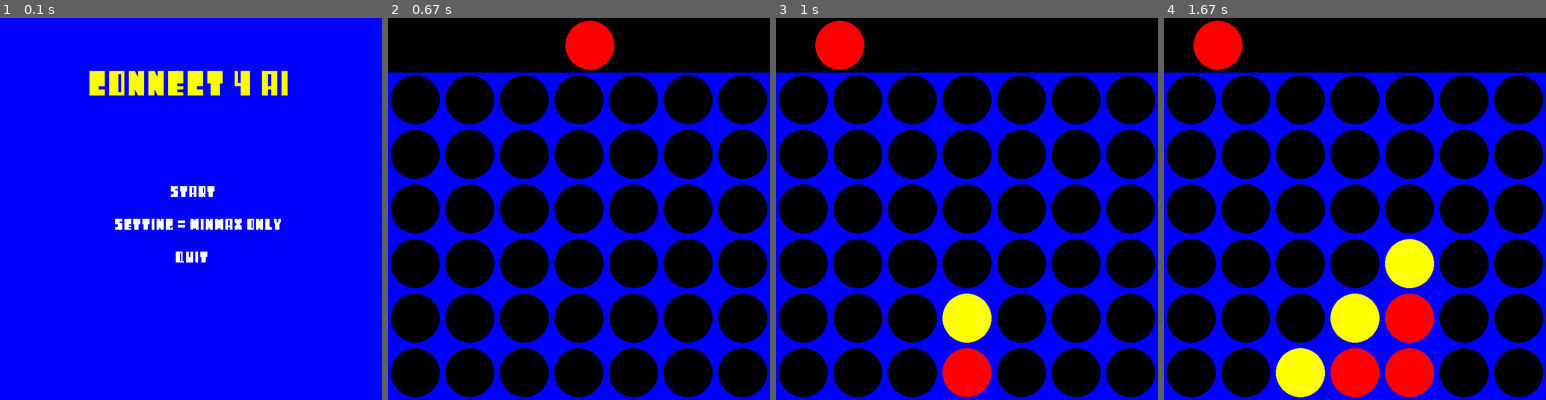
Above: before the commit, frames 1-4 (left to right).
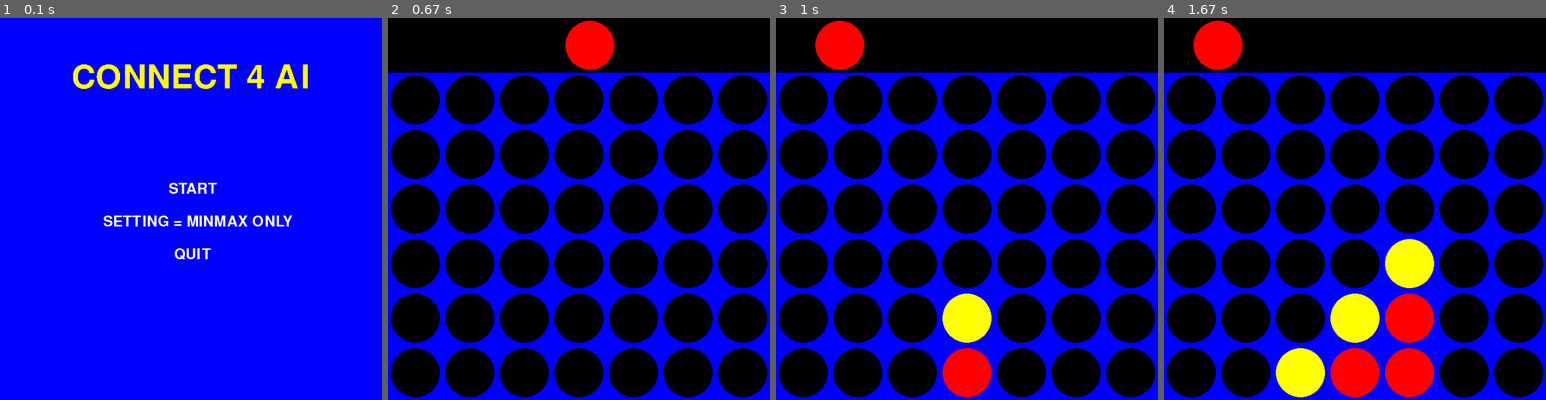
Above: after the commit, the same moments.

Repository: Bl1th/connect4-ai
Game: pygame game, started from mainmenu.py
Two runs of this game, one before a commit and one after it. Both use one fixed random seed, a clock stepped at 60 frames per second and the inputs below.
Inputs (mouse positions are in pixels of both pictures, inside the frame that each line leads up to):
- Up to frame 1 (0.1 s): no input
- Up to frame 2 (0.67 s): press the mouse at (579, 189) at 0.37 s; move the mouse to (586, 254) at 0.47 s; release the mouse at (590, 323) at 0.6 s
- Up to frame 3 (1 s): press the mouse at (967, 189) at 0.7 s; move the mouse to (905, 132) at 0.8 s; release the mouse at (840, 75) at 0.93 s
- Up to frame 4 (1.67 s): click (1435, 159) at 1.08 s; press the mouse at (1435, 159) at 1.37 s; move the mouse to (1328, 193) at 1.47 s; release the mouse at (1217, 228) at 1.6 s

The runs differ from the first frame. In frame 1, 4.2% of the frame differs, in the area x 19-81%, y 12-64%; in frame 2, nothing differs; in frame 3, nothing differs; in frame 4, nothing differs.

Commit message:
add minmax only option and reconfig start setting in mainmenu

Diff:
--- /dev/null
+++ b/connect4_minmaxonly.py
@@ -0,0 +1,287 @@
+import numpy as np
+import random
+import pygame
+import sys
+import math
+
+BLUE = (0,0,255)
+BLACK = (0,0,0)
+RED = (255,0,0)
+YELLOW = (255,255,0)
+
+ROW_COUNT = 6
+COLUMN_COUNT = 7
+
+PLAYER = 0
+AI = 1
+
+EMPTY = 0
+PLAYER_PIECE = 1
+AI_PIECE = 2
+
+WINDOW_LENGTH = 4
+
+def create_board():
+	board = np.zeros((ROW_COUNT,COLUMN_COUNT))
+	return board
+
+def drop_piece(board, row, col, piece):
+	board[row][col] = piece
+
+def is_valid_location(board, col):
+	return board[ROW_COUNT-1][col] == 0
+
+def get_next_open_row(board, col):
+	for r in range(ROW_COUNT):
+		if board[r][col] == 0:
+			return r
+
+def print_board(board):
+	print(np.flip(board, 0))
+
+def winning_move(board, piece):
+	# Check horizontal locations for win
+	for c in range(COLUMN_COUNT-3):
+		for r in range(ROW_COUNT):
+			if board[r][c] == piece and board[r][c+1] == piece and board[r][c+2] == piece and board[r][c+3] == piece:
+				return True
+
+	# Check vertical locations for win
+	for c in range(COLUMN_COUNT):
+		for r in range(ROW_COUNT-3):
+			if board[r][c] == piece and board[r+1][c] == piece and board[r+2][c] == piece and board[r+3][c] == piece:
+				return True
+
+	# Check positively sloped diaganols
+	for c in range(COLUMN_COUNT-3):
+		for r in range(ROW_COUNT-3):
+			if board[r][c] == piece and board[r+1][c+1] == piece and board[r+2][c+2] == piece and board[r+3][c+3] == piece:
+				return True
+
+	# Check negatively sloped diaganols
+	for c in range(COLUMN_COUNT-3):
+		for r in range(3, ROW_COUNT):
+			if board[r][c] == piece and board[r-1][c+1] == piece and board[r-2][c+2] == piece and board[r-3][c+3] == piece:
+				return True
+
+def evaluate_window(window, piece):
+	score = 0
+	opp_piece = PLAYER_PIECE
+	if piece == PLAYER_PIECE:
+		opp_piece = AI_PIECE
+
+	if window.count(piece) == 4:
+		score += 100
+	elif window.count(piece) == 3 and window.count(EMPTY) == 1:
+		score += 5
+	elif window.count(piece) == 2 and window.count(EMPTY) == 2:
+		score += 2
+
+	if window.count(opp_piece) == 3 and window.count(EMPTY) == 1:
+		score -= 4
+
+	return score
+
+def score_position(board, piece):
+	score = 0
+
+	## Score center column
+	center_array = [int(i) for i in list(board[:, COLUMN_COUNT//2])]
+	center_count = center_array.count(piece)
+	score += center_count * 3
+
+	## Score Horizontal
+	for r in range(ROW_COUNT):
+		row_array = [int(i) for i in list(board[r,:])]
+		for c in range(COLUMN_COUNT-3):
+			window = row_array[c:c+WINDOW_LENGTH]
+			score += evaluate_window(window, piece)
+
+	## Score Vertical
+	for c in range(COLUMN_COUNT):
+		col_array = [int(i) for i in list(board[:,c])]
+		for r in range(ROW_COUNT-3):
+			window = col_array[r:r+WINDOW_LENGTH]
+			score += evaluate_window(window, piece)
+
+	## Score posiive sloped diagonal
+	for r in range(ROW_COUNT-3):
+		for c in range(COLUMN_COUNT-3):
+			window = [board[r+i][c+i] for i in range(WINDOW_LENGTH)]
+			score += evaluate_window(window, piece)
+
+	for r in range(ROW_COUNT-3):
+		for c in range(COLUMN_COUNT-3):
+			window = [board[r+3-i][c+i] for i in range(WINDOW_LENGTH)]
+			score += evaluate_window(window, piece)
+
+	return score
+
+def is_terminal_node(board):
+	return winning_move(board, PLAYER_PIECE) or winning_move(board, AI_PIECE) or len(get_valid_locations(board)) == 0
+
+def minimax(board, depth, maximizingPlayer):
+	valid_locations = get_valid_locations(board)
+	is_terminal = is_terminal_node(board)
+	if depth == 0 or is_terminal:
+		if is_terminal:
+			if winning_move(board, AI_PIECE):
+				return (None, 100000000000000)
+			elif winning_move(board, PLAYER_PIECE):
+				return (None, -10000000000000)
+			else: # Game is over, no more valid moves
+				return (None, 0)
+		else: # Depth is zero
+			return (None, score_position(board, AI_PIECE))
+	if maximizingPlayer:
+		value = -math.inf
+		column = random.choice(valid_locations)
+		for col in valid_locations:
+			row = get_next_open_row(board, col)
+			b_copy = board.copy()
+			drop_piece(b_copy, row, col, AI_PIECE)
+			new_score = minimax(b_copy, depth-1, False)[1]
+			if new_score > value:
+				value = new_score
+				column = col
+		return column, value
+
+	else: # Minimizing player
+		value = math.inf
+		column = random.choice(valid_locations)
+		for col in valid_locations:
+			row = get_next_open_row(board, col)
+			b_copy = board.copy()
+			drop_piece(b_copy, row, col, PLAYER_PIECE)
+			new_score = minimax(b_copy, depth-1, True)[1]
+			if new_score < value:
+				value = new_score
+				column = col
+		return column, value
+
+def get_valid_locations(board):
+	valid_locations = []
+	for col in range(COLUMN_COUNT):
+		if is_valid_location(board, col):
+			valid_locations.append(col)
+	return valid_locations
+
+def pick_best_move(board, piece):
+
+	valid_locations = get_valid_locations(board)
+	best_score = -10000
+	best_col = random.choice(valid_locations)
+	for col in valid_locations:
+		row = get_next_open_row(board, col)
+		temp_board = board.copy()
+		drop_piece(temp_board, row, col, piece)
+		score = score_position(temp_board, piece)
+		if score > best_score:
+			best_score = score
+			best_col = col
+
+	return best_col
+
+def draw_board(board):
+	for c in range(COLUMN_COUNT):
+		for r in range(ROW_COUNT):
+			pygame.draw.rect(screen, BLUE, (c*SQUARESIZE, r*SQUARESIZE+SQUARESIZE, SQUARESIZE, SQUARESIZE))
+			pygame.draw.circle(screen, BLACK, (int(c*SQUARESIZE+SQUARESIZE/2), int(r*SQUARESIZE+SQUARESIZE+SQUARESIZE/2)), RADIUS)
+
+	for c in range(COLUMN_COUNT):
+		for r in range(ROW_COUNT):
+			if board[r][c] == PLAYER_PIECE:
+				pygame.draw.circle(screen, RED, (int(c*SQUARESIZE+SQUARESIZE/2), height-int(r*SQUARESIZE+SQUARESIZE/2)), RADIUS)
+			elif board[r][c] == AI_PIECE:
+				pygame.draw.circle(screen, YELLOW, (int(c*SQUARESIZE+SQUARESIZE/2), height-int(r*SQUARESIZE+SQUARESIZE/2)), RADIUS)
+	pygame.display.update()
+
+board = create_board()
+print_board(board)
+
+pygame.init()
+
+SQUARESIZE = 100
+
+width = COLUMN_COUNT * SQUARESIZE
+height = (ROW_COUNT+1) * SQUARESIZE
+
+size = (width, height)
+
+RADIUS = int(SQUARESIZE/2 - 5)
+
+screen = pygame.display.set_mode(size)
+draw_board(board)
+pygame.display.update()
+
+myfont = pygame.font.SysFont("monospace", 75)
+
+
+def main():
+	game_over = False
+	turn = random.randint(PLAYER, AI)
+	while not game_over:
+		for event in pygame.event.get():
+			if event.type == pygame.QUIT:
+				sys.exit()
+
+			if event.type == pygame.MOUSEMOTION:
+				pygame.draw.rect(screen, BLACK, (0,0, width, SQUARESIZE))
+				posx = event.pos[0]
+				if turn == PLAYER:
+					pygame.draw.circle(screen, RED, (posx, int(SQUARESIZE/2)), RADIUS)
+
+			pygame.display.update()
+
+			if event.type == pygame.MOUSEBUTTONDOWN:
+				pygame.draw.rect(screen, BLACK, (0,0, width, SQUARESIZE))
+				#print(event.pos)
+				# Ask for Player 1 Input
+				if turn == PLAYER:
+					posx = event.pos[0]
+					col = int(math.floor(posx/SQUARESIZE))
+
+					if is_valid_location(board, col):
+						row = get_next_open_row(board, col)
+						drop_piece(board, row, col, PLAYER_PIECE)
+
+						if winning_move(board, PLAYER_PIECE):
+							label = myfont.render("Player 1 wins!!", 1, RED)
+							screen.blit(label, (40,10))
+							game_over = True
+
+						turn += 1
+						turn = turn % 2
+
+						print_board(board)
+						draw_board(board)
+
+
+		# # Ask for Player 2 Input
+		if turn == AI and not game_over:
+
+			#col = random.randint(0, COLUMN_COUNT-1)
+			#col = pick_best_move(board, AI_PIECE)
+			col, minimax_score = minimax(board, 5, True)
+
+			if is_valid_location(board, col):
+				#pygame.time.wait(500)
+				row = get_next_open_row(board, col)
+				drop_piece(board, row, col, AI_PIECE)
+
+				if winning_move(board, AI_PIECE):
+					label = myfont.render(" Agent Wins!!", 1, YELLOW)
+					screen.blit(label, (40,10))
+					game_over = True
+
+				print_board(board)
+				draw_board(board)
+
+				turn += 1
+				turn = turn % 2
+
+		if game_over:
+			pygame.time.wait(5000)
+
+if __name__ == "__main__":
+	main()
--- a/mainmenu.py
+++ b/mainmenu.py
@@ -22,7 +22,7 @@
 yellow=(255, 255, 0)
 
 # Game Fonts
-font = "Retro.ttf"
+font = "Montserrat-Bold.ttf"
 
 # Game Framerate
 clock = pygame.time.Clock()
@@ -103,7 +103,10 @@
                         pygame.quit()
                         quit()
                     if event.type == pygame.MOUSEBUTTONDOWN and option.text == "START":
-                        os.system('connect4_ai.py')
+                        if opsi_setting == "WITH ALPHA BETA":
+                            os.system('connect4_ai.py')
+                        elif opsi_setting == "MINMAX ONLY":
+                            os.system('connect4_minmaxonly.py')
                     if event.type == pygame.MOUSEBUTTONDOWN and option.text == setting_txt:
                         if opsi_setting == "WITH ALPHA BETA":
                             opsi_setting = "MINMAX ONLY"
